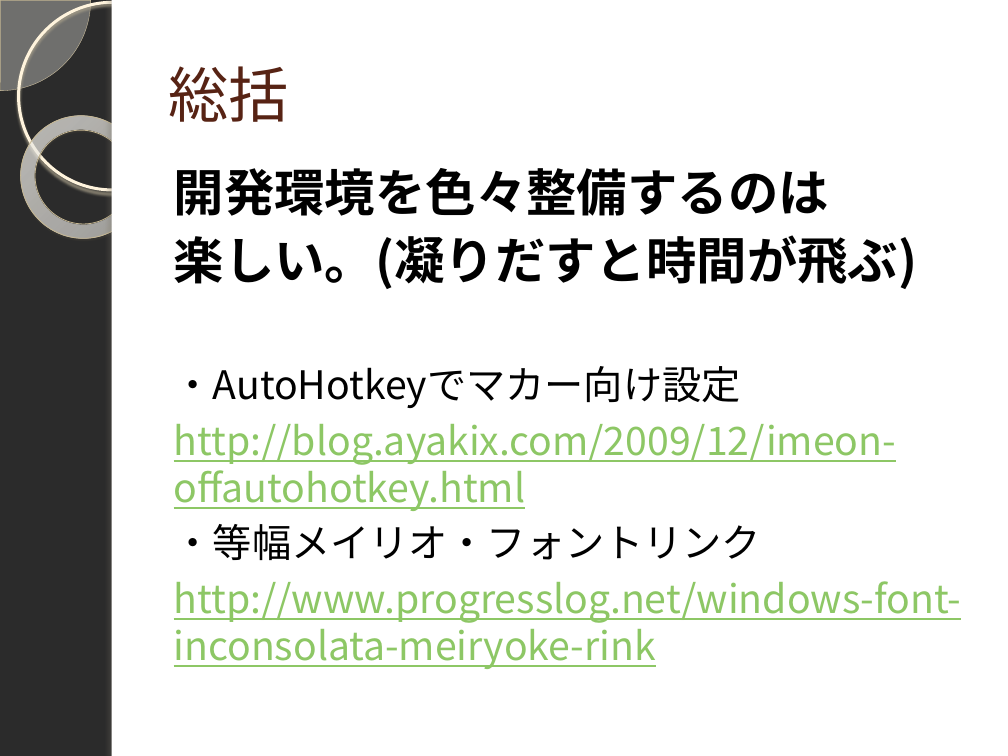
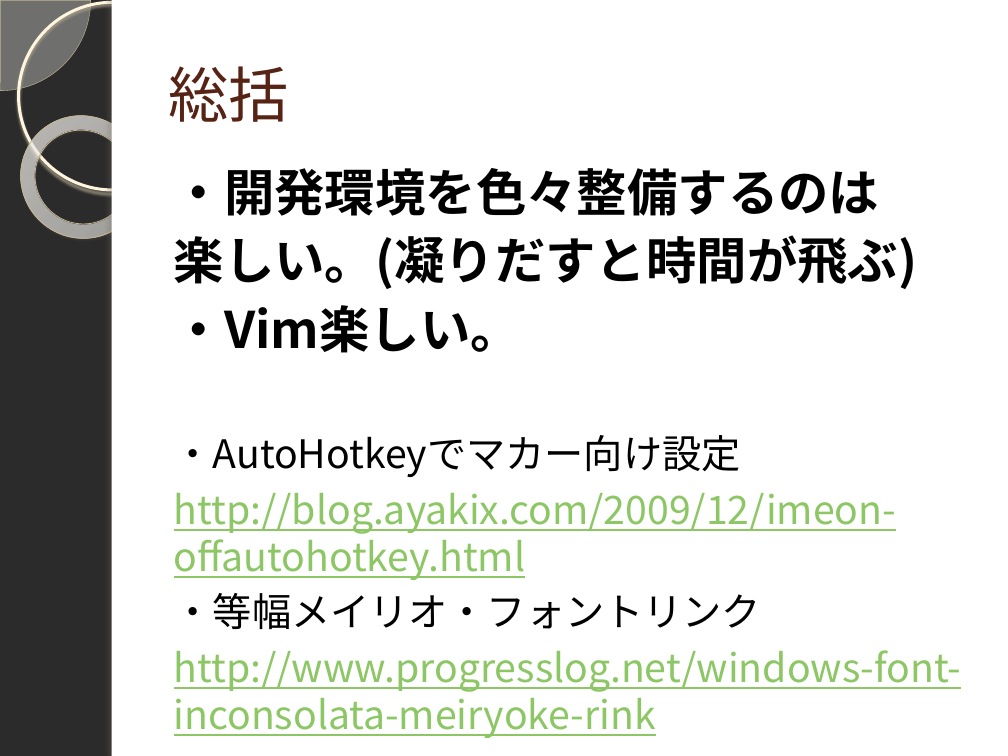
Before and after one commit to yuridonus/FEstudy, a slide deck: slide 41 of vimmer.pptx. Drawn at 1008x756 pixels with LibreOffice and Linux fonts; fonts in the diff are those of the drawing; background and template pictures are left out; a plain dark background stands for a picture behind light text. Boxes give left, top, right and bottom in pixels: in the first picture for what was removed or moved away, otherwise in the second. Text is boxed around its words. In the diff, an @@ line names an element or a change of style, - is before the commit and + after.

```diff
--- a/vimmer.pptx
+++ b/vimmer.pptx
@@ text at [174, 168, 880, 216]: text changed @@
-開発環境を色々整備するのは
+・開発環境を色々整備するのは
@@ text at [174, 305, 521, 353]: paragraph added @@
+・Vim楽しい。
```
Also in this commit, not shown: 2 other slides changed, 3 other files.
